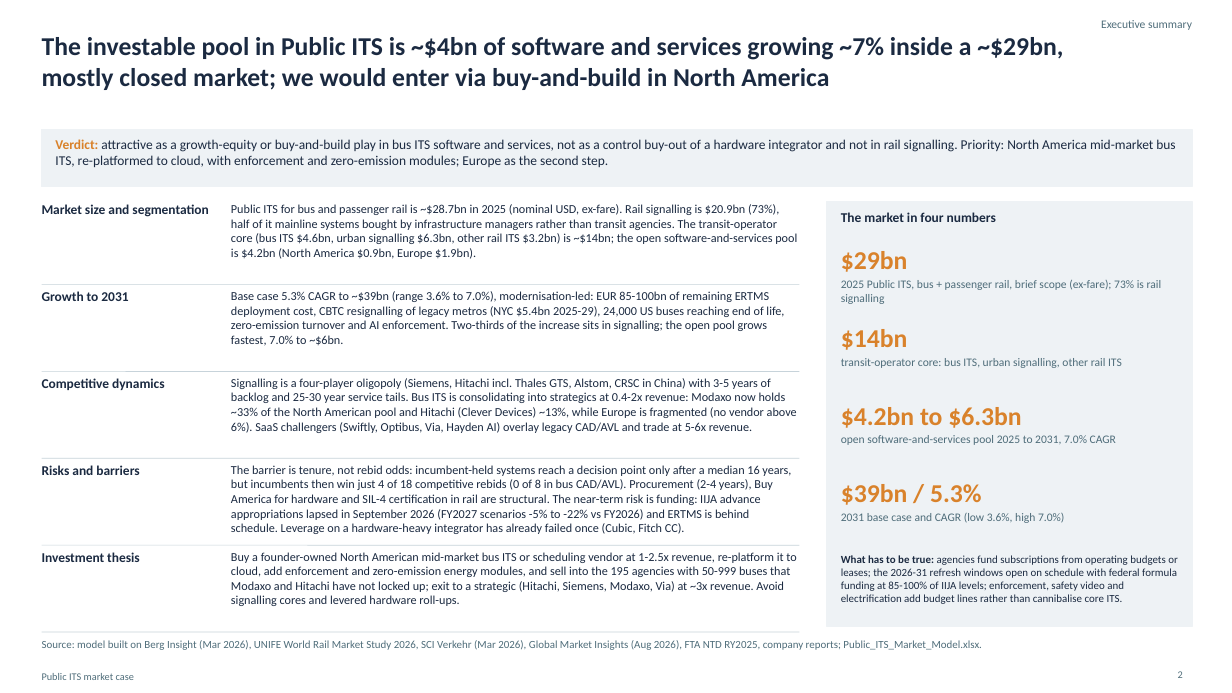
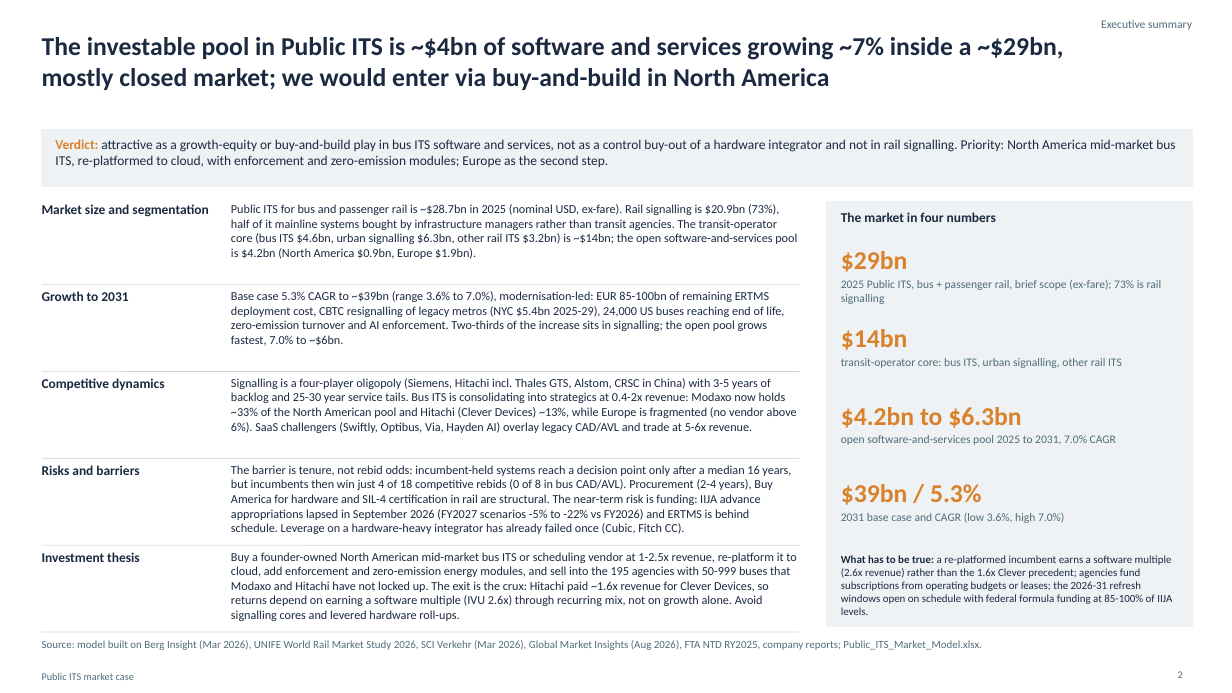
Before and after one commit to matthewkang858/Project-2-, a slide deck: slide 2 of its-market-case/deck/Public_ITS_Market_Case.pptx. Drawn at 1232x693 pixels with LibreOffice and Linux fonts; fonts in the diff are those of the drawing. Boxes give left, top, right and bottom in pixels: in the first picture for what was removed or moved away, otherwise in the second. Text is boxed around its words. In the diff, an @@ line names an element or a change of style, - is before the commit and + after.

```diff
--- a/its-market-case/deck/Public_ITS_Market_Case.pptx
+++ b/its-market-case/deck/Public_ITS_Market_Case.pptx
@@ text at <box>231,552,796,621</box>: text changed @@
-Buy a founder-owned North American mid-market bus ITS or scheduling vendor at 1-2.5x revenue, re-platform it to cloud, add enforcement and zero-emission energy modules, and sell into the 195 agencies with 50-999 buses that Modaxo and Hitachi have not locked up; exit to a strategic (Hitachi, Siemens, Modaxo, Via) at ~3x revenue. Avoid signalling cores and levered hardware roll-ups.
+Buy a founder-owned North American mid-market bus ITS or scheduling vendor at 1-2.5x revenue, re-platform it to cloud, add enforcement and zero-emission energy modules, and sell into the 195 agencies with 50-999 buses that Modaxo and Hitachi have not locked up. The exit is the crux: Hitachi paid ~1.6x revenue for Clever Devices, so returns depend on earning a software multiple (IVU 2.6x) through recurring mix, not on growth alone. Avoid signalling cores and levered hardware roll-ups.
@@ text at <box>841,555,1172,615</box>: text changed @@
-What has to be true: agencies fund subscriptions from operating budgets or leases; the 2026-31 refresh windows open on schedule with federal formula funding at 85-100% of IIJA levels; enforcement, safety video and electrification add budget lines rather than cannibalise core ITS.
+What has to be true: a re-platformed incumbent earns a software multiple (2.6x revenue) rather than the 1.6x Clever precedent; agencies fund subscriptions from operating budgets or leases; the 2026-31 refresh windows open on schedule with federal formula funding at 85-100% of IIJA levels.
```
Also in this commit, not shown: 3 other slides changed, 17 other files.
